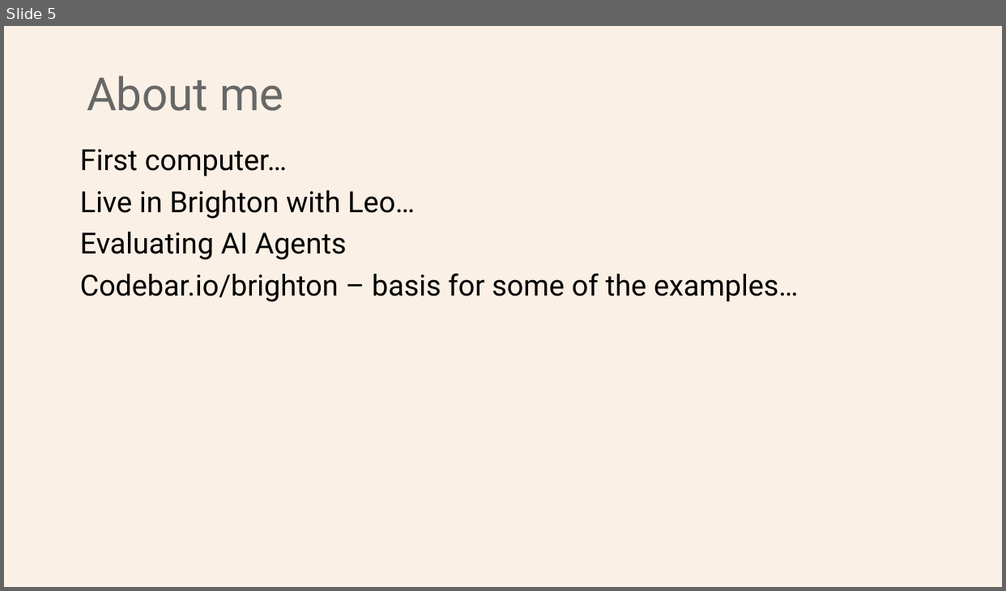
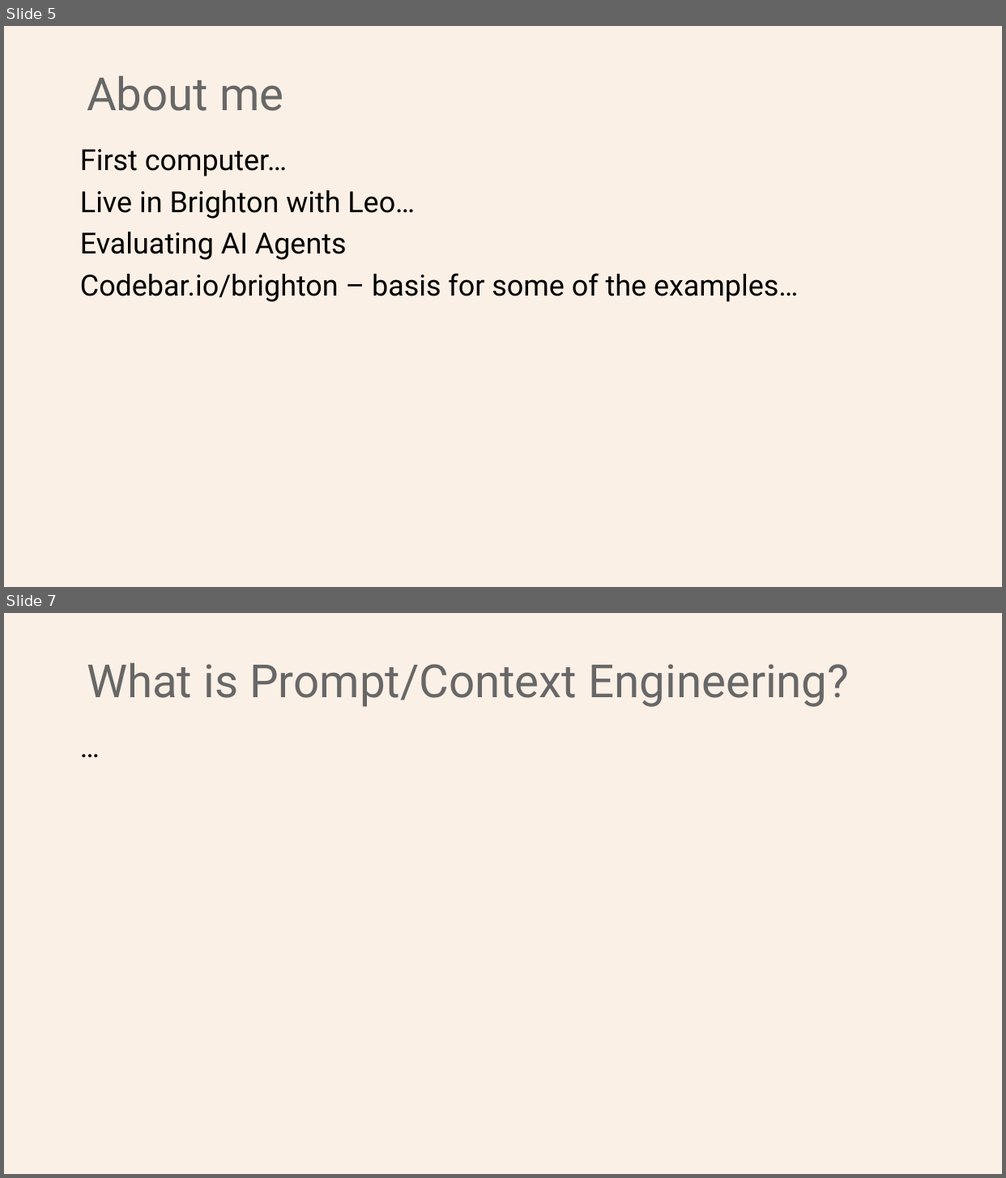
Before and after one commit to Python-Test-Engineer/earl2025, a slide deck: AI_Agents_in_the_Data_Pipeline.pptx. Shown one above the other, each under a label of ours: slide 5 before the commit, slides 5 and 7 after it; the slides between them are not shown. The pictures are 1006x591 and 1006x1178 pixels, drawn with LibreOffice and Linux fonts; fonts in the diff are those of the drawing. Boxes give left, top, right and bottom in pixels: in the first picture for what was removed or moved away, otherwise in the second. Text is boxed around its words. In the diff, an @@ line names an element or a change of style, - is before the commit and + after.

```diff
--- a/AI_Agents_in_the_Data_Pipeline.pptx
+++ b/AI_Agents_in_the_Data_Pipeline.pptx
@@ slide 7 added at [4, 613, 1002, 1174], background #FAF0E6 @@
@@ title added at [87, 662, 849, 707], 44 pt, text #676767 @@
+What is Prompt/Context Engineering?
@@ text added at [73, 729, 940, 1131], 28 pt, text #000000 @@
+…
```
Also in this commit, not shown: 1 slide changed, 9 other slides added, 2 other files.
